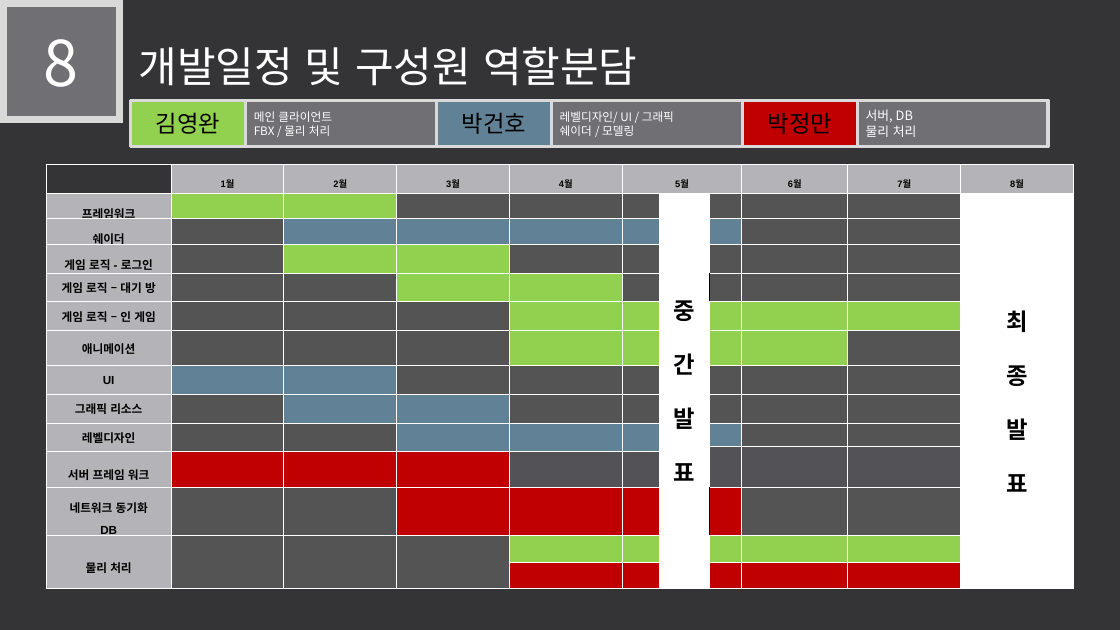
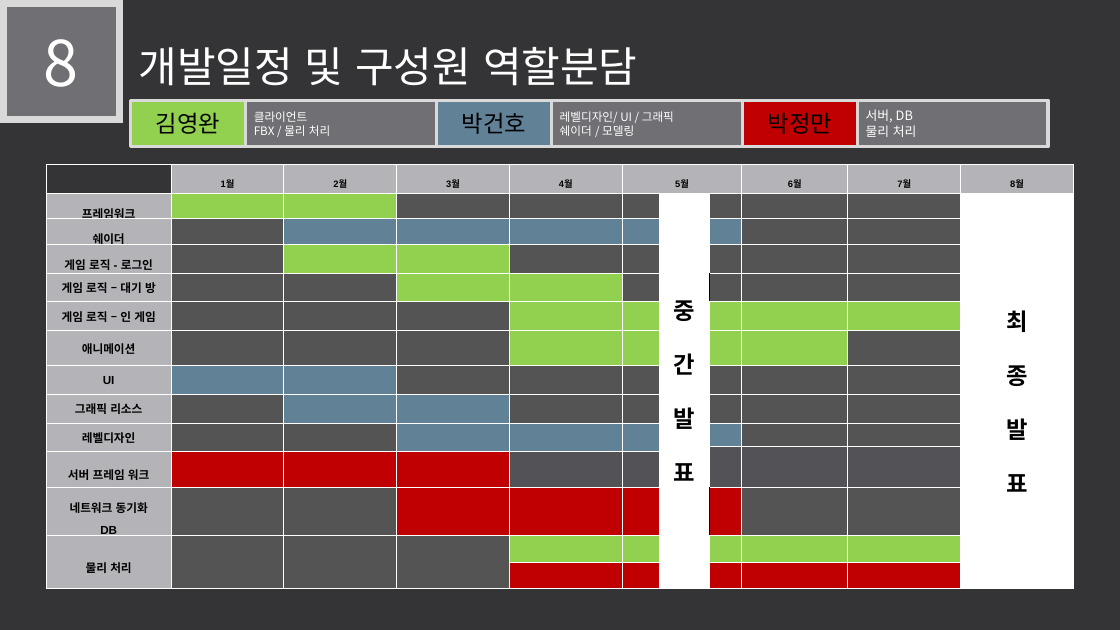
Before and after one commit to LEGO0937/Our_Project, a slide deck: slide 15 of 기획단계/졸작 제안서_최종수정중.pptx. Drawn at 1120x630 pixels with LibreOffice and Linux fonts; fonts in the diff are those of the drawing. Boxes give left, top, right and bottom in pixels: in the first picture for what was removed or moved away, otherwise in the second. Text is boxed around its words. In the diff, an @@ line names an element or a change of style, - is before the commit and + after.

Commit message:
역할분담 수정
메인 클라이언트 -> 클라이언트 로 수정

```diff
--- a/기획단계/졸작 제안서_최종수정중.pptx
+++ b/기획단계/졸작 제안서_최종수정중.pptx
@@ text in rectangle at box(254, 111, 308, 122): text changed @@
-메인 클라이언트
+클라이언트
```
